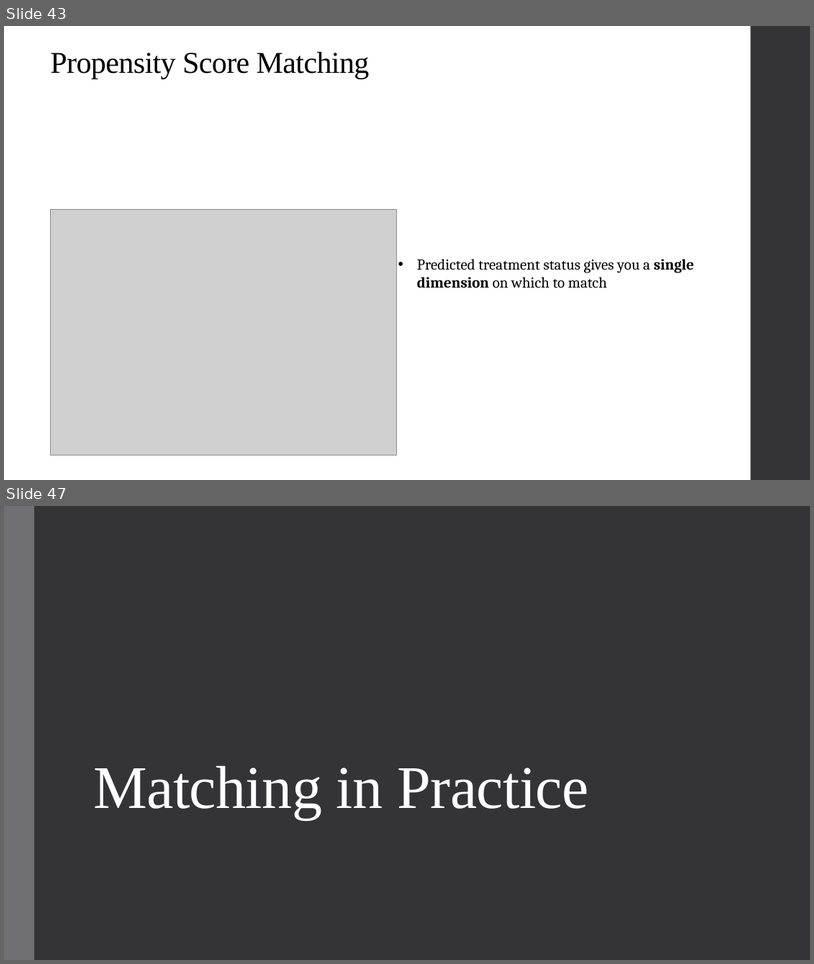
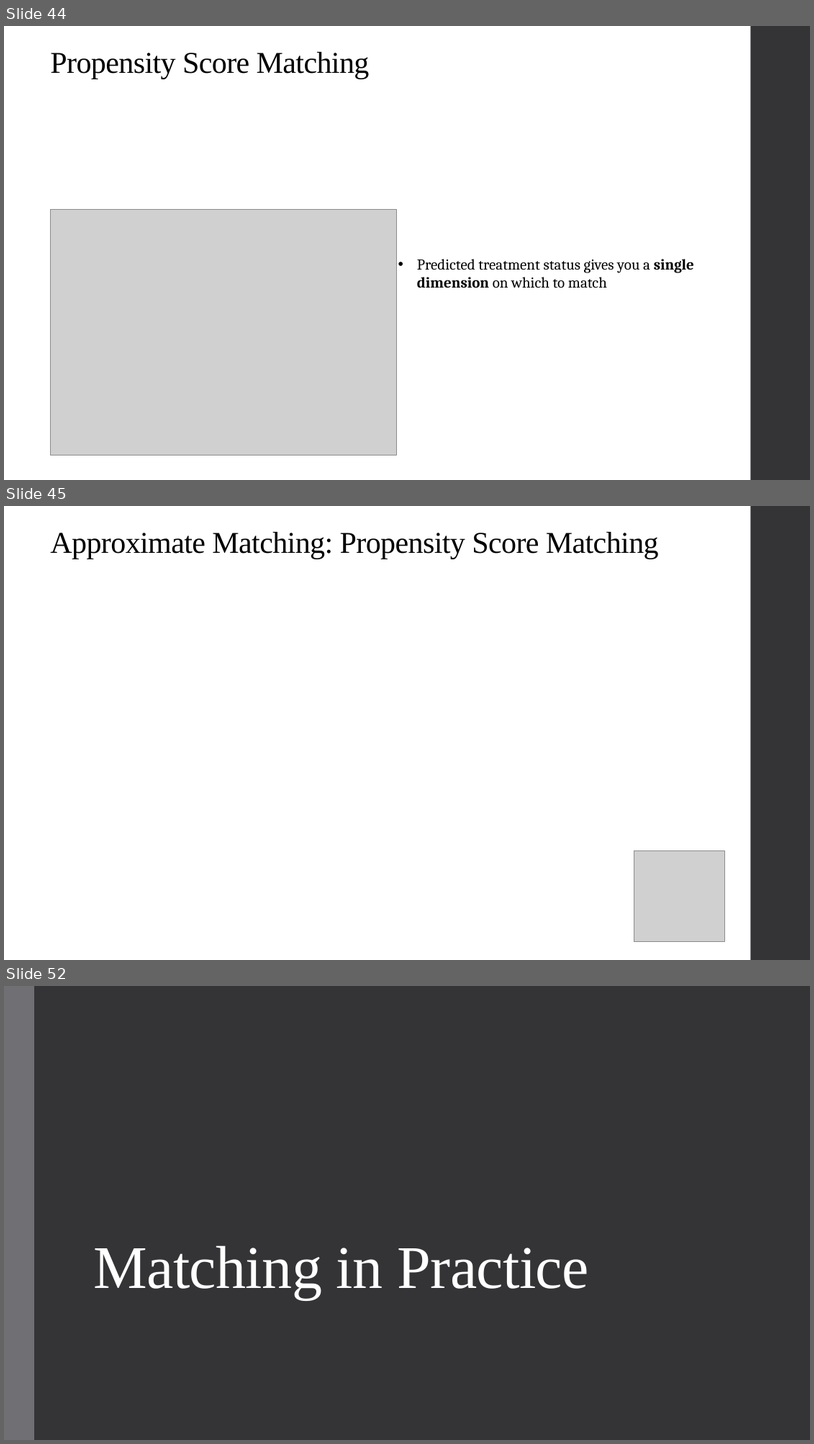
Before and after one commit to qiufei/fork-HAD5744, a slide deck: Lecture05_Matching/Lecture5_Matching_2022F.pptx. Shown one above the other, each under a label of ours: slides 43 and 47 before the commit, slides 44, 45 and 52 after it; the slides between them are not shown. The pictures are 814x964 and 814x1444 pixels, drawn with LibreOffice and Linux fonts; fonts in the diff are those of the drawing; grey boxes stand for pictures. Boxes give left, top, right and bottom in pixels: in the first picture for what was removed or moved away, otherwise in the second. Text is boxed around its words. In the diff, an @@ line names an element or a change of style, - is before the commit and + after.

```diff
--- a/Lecture05_Matching/Lecture5_Matching_2022F.pptx
+++ b/Lecture05_Matching/Lecture5_Matching_2022F.pptx
@@ slide 45 added at <box>4,506,810,960</box>, background #FFFFFF; not listed: 1 template element that a slide beside it also shows @@
@@ title added at <box>50,532,659,559</box>, 36 pt, text #000000 @@
+Approximate Matching: Propensity Score Matching
@@ picture added at <box>634,851,725,942</box> @@
@@ what was slide 43 is now slide 44 @@
@@ what was slide 47 is now slide 52 @@
```
Also in this commit, not shown: 14 slides changed, 7 other slides added, 1 slide removed, 2 other files.
